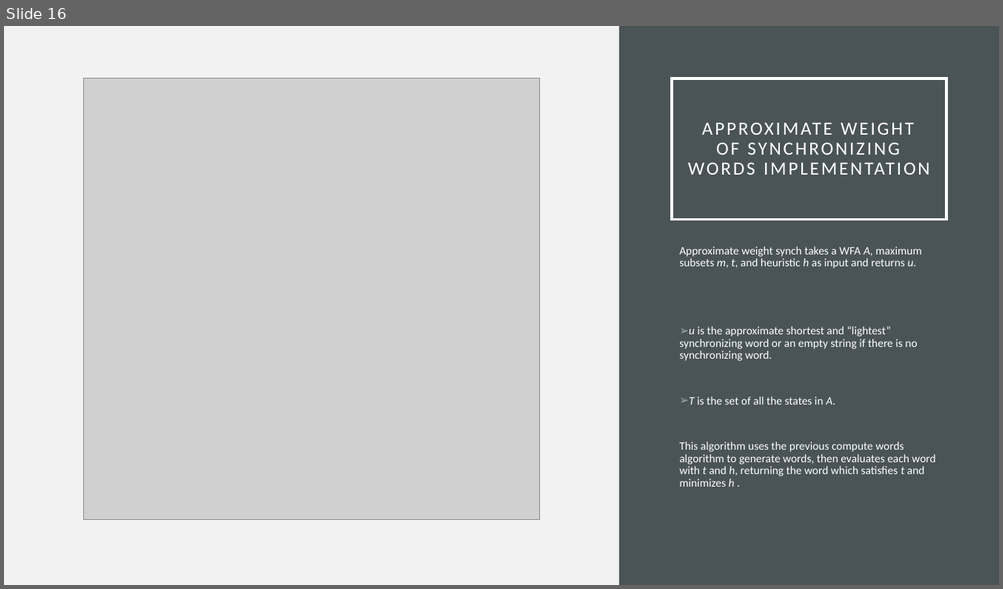
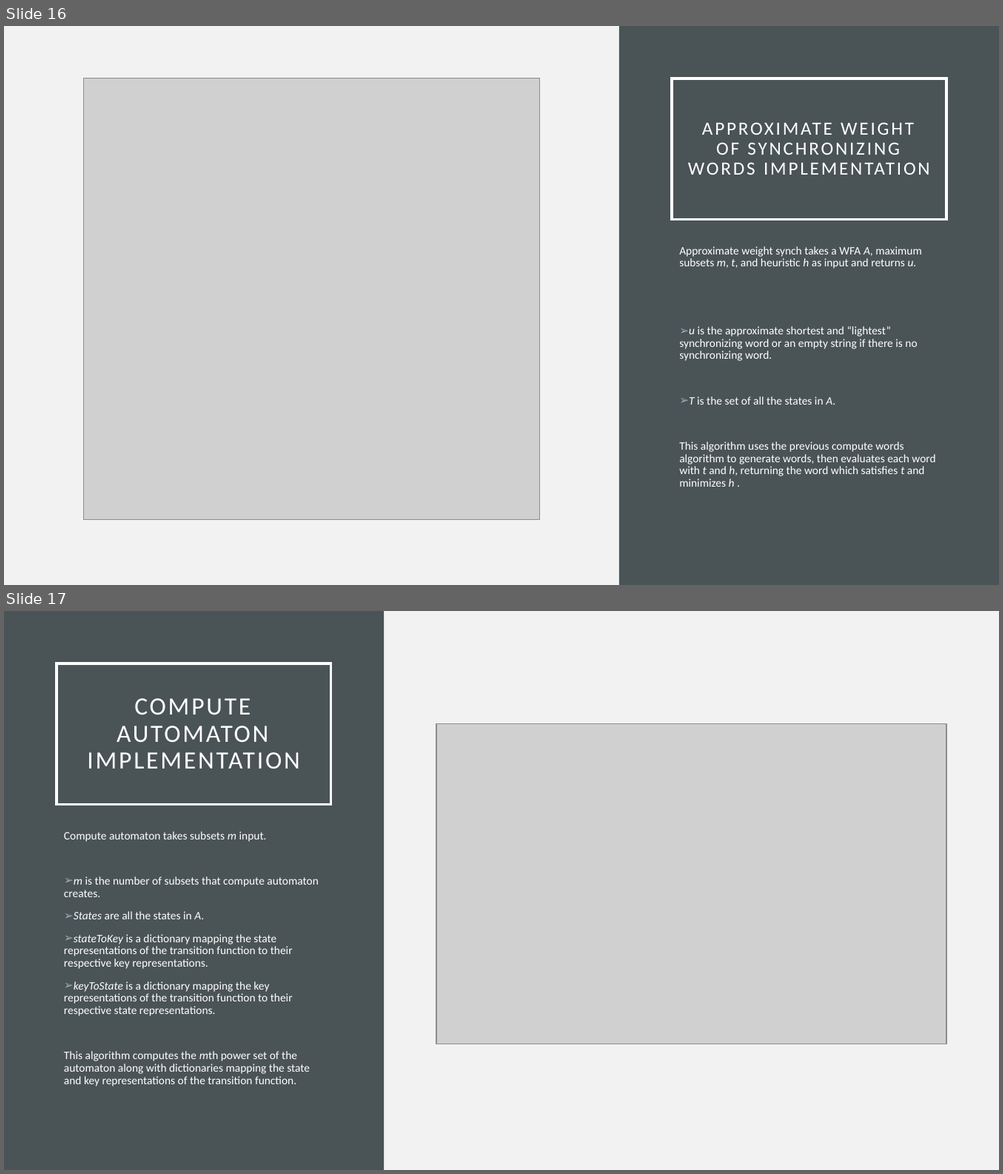
Before and after one commit to Jacobsma/CS477-Project, a slide deck: implementation.pptx. Shown one above the other, each under a label of ours: slide 16 before the commit, slides 16 and 17 after it. The pictures are 1003x589 and 1003x1174 pixels, drawn with LibreOffice and Linux fonts; fonts in the diff are those of the drawing; grey boxes stand for pictures. Boxes give left, top, right and bottom in pixels: in the first picture for what was removed or moved away, otherwise in the second. Text is boxed around its words. In the diff, an @@ line names an element or a change of style, - is before the commit and + after.

```diff
--- a/implementation.pptx
+++ b/implementation.pptx
@@ slide 17 added at <box>4,611,999,1170</box>, background #F2F2F2 @@
@@ rectangle added at <box>4,611,384,1170</box>, fill #4A5356 @@
@@ title added at <box>57,664,331,804</box>, outline #FFFFFF 2.5 pt, 24 pt, text #FFFFFF @@
+COMPUTE AUTOMATON IMPLEMENTATION
@@ picture added at <box>436,724,946,1045</box> @@
@@ text added at <box>64,832,318,1087</box>, 11 pt, text #FFFFFF @@
+Compute automaton takes subsets m input.
+➢ m is the number of subsets that compute automaton creates.
+➢ States are all the states in A.
+➢ stateToKey is a dictionary mapping the state representations of the transition function to their respective key representations.
+➢ keyToState is a dictionary mapping the key representations of the transition function to their respective state representations.
+This algorithm computes the mth power set of the automaton along with dictionaries mapping the state and key representations of the transition function.
```
Also in this commit, not shown: 1 slide changed, 5 other slides added, 5 other files.
